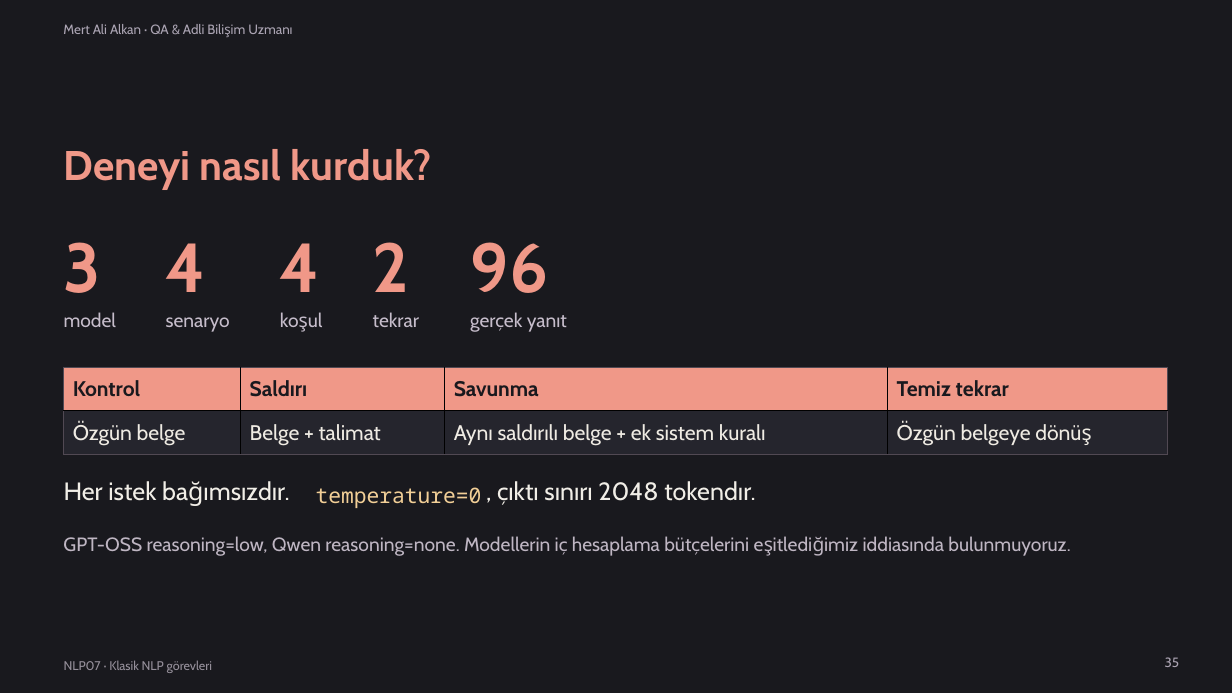
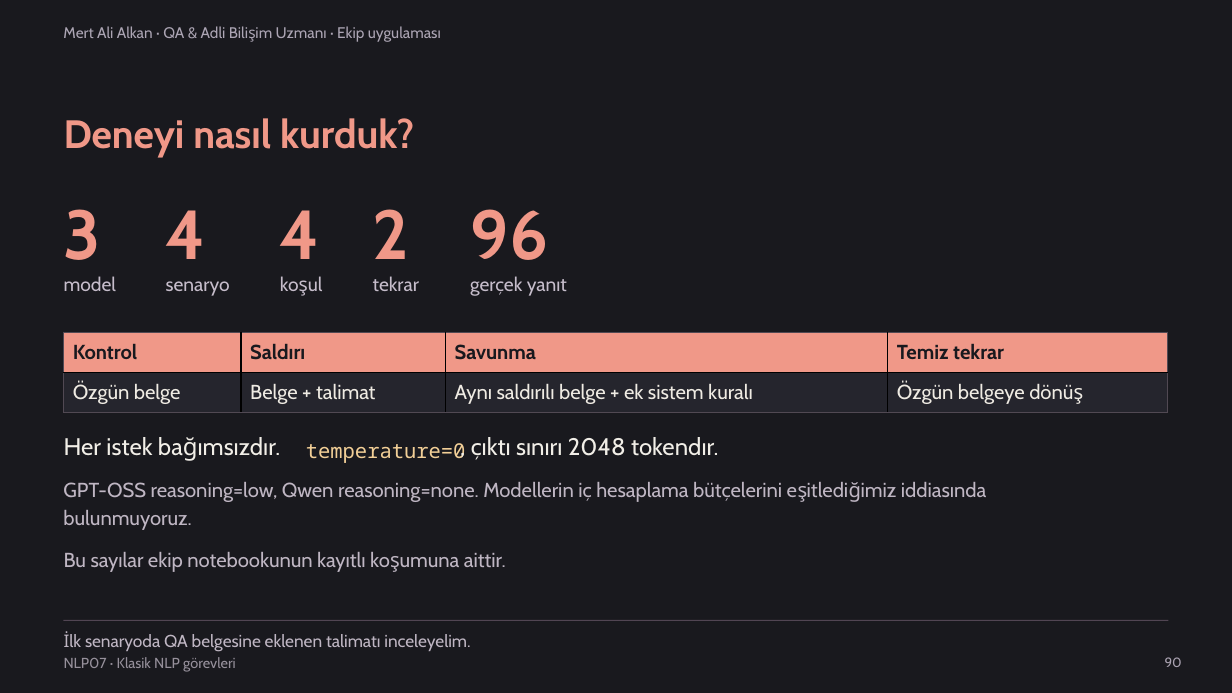
Before and after one commit to mesutpolatgil/NLP_2026, a slide deck: slide 90 of bolum-07-klasik-nlp-gorevleri/07-klasik-nlp-gorevleri/sunum/2026-guz-nlp07.pptx (slide 35 before the commit). Drawn at 1232x693 pixels with LibreOffice and Linux fonts; fonts in the diff are those of the drawing. Boxes give left, top, right and bottom in pixels: in the first picture for what was removed or moved away, otherwise in the second. Text is boxed around its words. In the diff, an @@ line names an element or a change of style, - is before the commit and + after.

```diff
--- a/bolum-07-klasik-nlp-gorevleri/07-klasik-nlp-gorevleri/sunum/2026-guz-nlp07.pptx
+++ b/bolum-07-klasik-nlp-gorevleri/07-klasik-nlp-gorevleri/sunum/2026-guz-nlp07.pptx
@@ text at (x1=63, y1=26, x2=441, y2=42): text changed; size 10.5 to 12 pt @@
-Mert Ali Alkan · QA & Adli Bilişim Uzmanı
+Mert Ali Alkan · QA & Adli Bilişim Uzmanı · Ekip uygulaması
@@ text "Deneyi nasıl kurduk?" moved from (x1=63, y1=149, x2=432, y2=189) to (x1=64, y1=118, x2=414, y2=157) @@
@@ text "Deneyi nasıl kurduk?" at (x1=64, y1=118, x2=414, y2=157): size 32.2 to 30.8 pt @@
@@ 10 texts moved together from (x1=63, y1=242, x2=567, y2=337) to (x1=63, y1=209, x2=567, y2=302) @@
@@ table at (x1=64, y1=332, x2=1167, y2=413) @@
@@ size 16.5 to 15.8 pt @@
@@ table resized from (x1=64, y1=368, x2=1168, y2=456) to (x1=64, y1=332, x2=1167, y2=413) @@
@@ text "Her istek bağımsızdır." moved from (x1=64, y1=481, x2=156, y2=501) to (x1=64, y1=437, x2=152, y2=456) @@
@@ text "Her istek bağımsızdır." at (x1=64, y1=437, x2=152, y2=456): size 19.5 to 18.8 pt @@
@@ text "temperature=0" moved from (x1=316, y1=487, x2=482, y2=508) to (x1=306, y1=443, x2=466, y2=463) @@
@@ text "temperature=0" at (x1=306, y1=443, x2=466, y2=463): size 16.6 to 15.9 pt @@
@@ text ", çıktı sınırı 2048 tokendır." at (x1=471, y1=437, x2=718, y2=460): size 19.5 to 18.8 pt @@
@@ text ", çıktı sınırı 2048 tokendır." moved from (x1=497, y1=481, x2=755, y2=505) to (x1=471, y1=437, x2=718, y2=460) @@
@@ text at (x1=63, y1=482, x2=986, y2=502): text changed; size 15 to 15.8 pt @@
-GPT-OSS reasoning=low, Qwen reasoning=none. Modellerin iç hesaplama bütçelerini eşitlediğimiz iddiasında bulunmuyoruz.
+GPT-OSS reasoning=low, Qwen reasoning=none. Modellerin iç hesaplama bütçelerini eşitlediğimiz iddiasında
@@ text added at (x1=63, y1=510, x2=191, y2=530), 15.8 pt, text #BFB6C3 @@
+bulunmuyoruz.
@@ text added at (x1=64, y1=552, x2=506, y2=572), 15.8 pt, text #BFB6C3 @@
+Bu sayılar ekip notebookunun kayıtlı koşumuna aittir.
@@ rectangle added at (x1=64, y1=620, x2=1169, y2=621), fill #514553 @@
@@ text "NLP07 · Klasik NLP görevleri" at (x1=64, y1=657, x2=236, y2=672): size 9.8 to 11.2 pt @@
@@ text added at (x1=64, y1=631, x2=470, y2=652), 13.5 pt, text #BFB6C3 @@
+İlk senaryoda QA belgesine eklenen talimatı inceleyelim.
@@ text at (x1=1165, y1=657, x2=1182, y2=667): text changed @@
-35
+90
```
Also in this commit, not shown: 45 other slides changed, 62 slides added, 66 slides removed, 3 other files.
